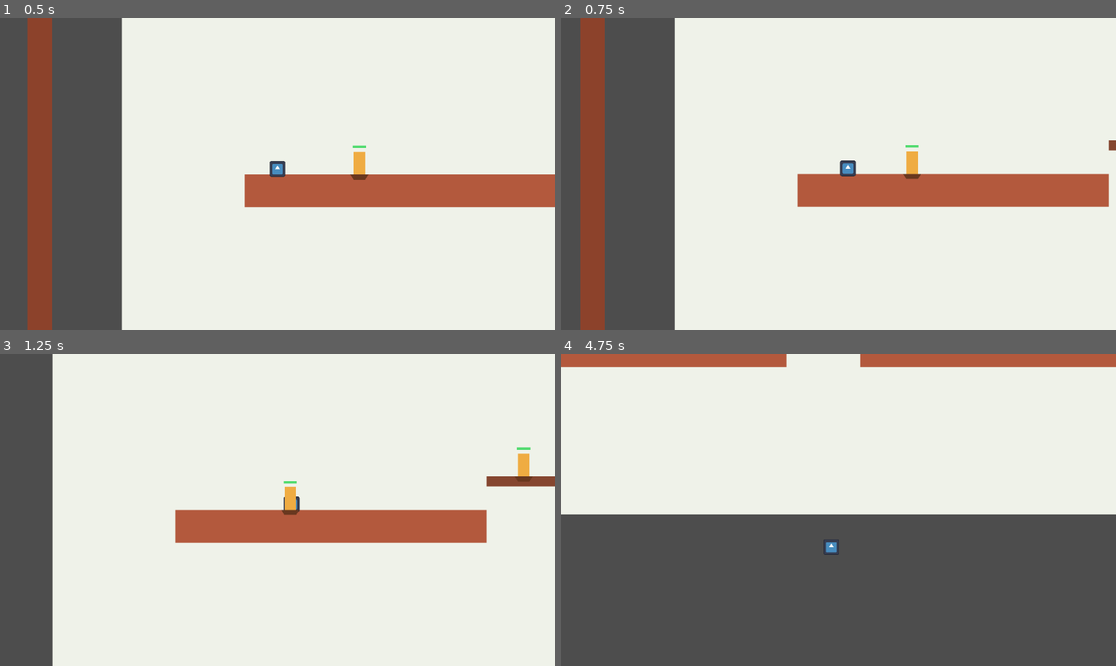
Above: before the commit, frames 1-4 (two rows, left to right).
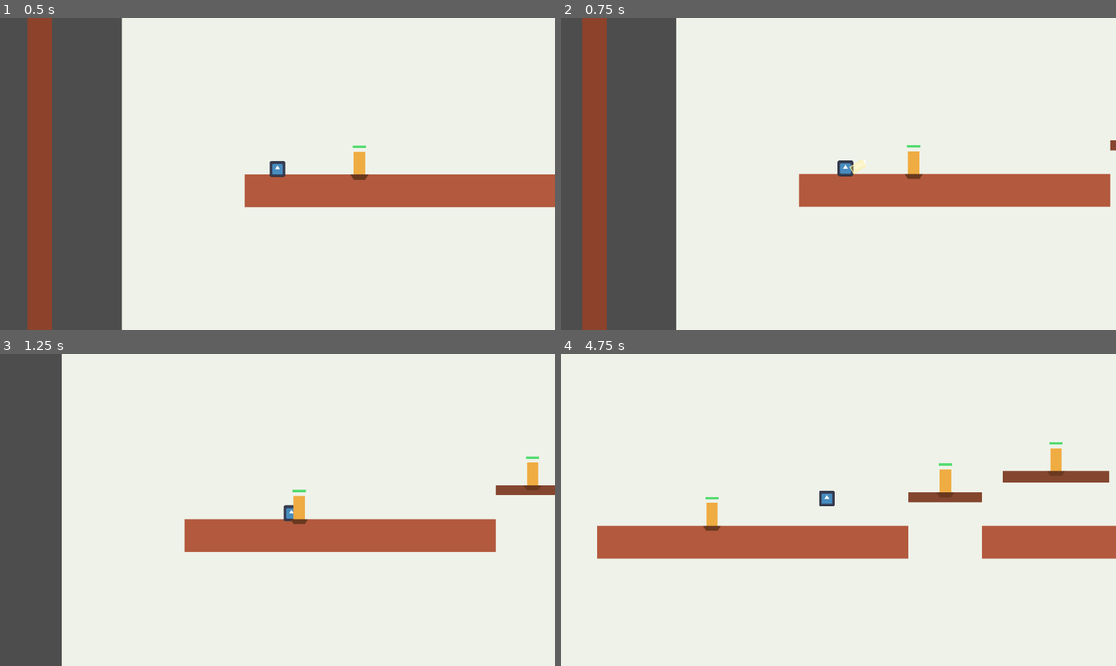
Above: after the commit, the same moments.

Repository: ggonzalez66/ruby1
Game: Godot game, scene res://main.tscn
Same seed, same stepped clock (60 frames per second), same inputs: the game is played once before the commit and once after it. The engine's default icon, where the game draws it, is replaced by a stand-in: a white triangle on a blue panel in a dark square.
Inputs:
- Up to frame 1 (0.5 s): no input
- Up to frame 2 (0.75 s): hold Right (move_right) from 0.53 s (still down); tap C (attack, bound only after the commit) at 0.6 s
- Up to frame 3 (1.25 s): keep holding Right (move_right); tap X (jump, bound only after the commit) at 0.77 s
- Up to frame 4 (4.75 s): tap Ctrl (attack, bound only before the commit) at 1.35, 4.35 s; tap X (jump, bound only after the commit) at 1.52, 3.02, 3.77, 4.52 s; release Right (move_right) at 2.03 s; hold Left (move_left) 2.03-2.78 s; tap Z (dash, bound only after the commit) at 2.1 s; hold Right (move_right) 2.78-4.28 s; tap Shift (dash, bound only before the commit) at 2.85 s; tap C (attack, bound only after the commit) at 3.6 s; hold Left (move_left) from 4.28 s (still down)

Frame 1 is identical in both runs. In frame 2, 1.4% of the frame differs, in the area x 3-99%, y 0-100%; in frame 3, 6.8%; in frame 4, 54%, in the area x 0-100%, y 0-100%.

Commit message:
binds gba

Diff:
--- a/project.godot
+++ b/project.godot
@@ -29,16 +29,16 @@
 }
 jump={
 "deadzone": 0.5,
-"events": [Object(InputEventKey,"resource_local_to_scene":false,"resource_name":"","device":0,"window_id":0,"alt_pressed":false,"shift_pressed":false,"ctrl_pressed":false,"meta_pressed":false,"pressed":false,"keycode":0,"physical_keycode":32,"key_label":0,"unicode":0,"echo":false,"script":null)
+"events": [Object(InputEventKey,"resource_local_to_scene":false,"resource_name":"","device":0,"window_id":0,"alt_pressed":false,"shift_pressed":false,"ctrl_pressed":false,"meta_pressed":false,"pressed":false,"keycode":0,"physical_keycode":88,"key_label":0,"unicode":0,"echo":false,"script":null)
 ]
 }
 attack={
 "deadzone": 0.5,
-"events": [Object(InputEventKey,"resource_local_to_scene":false,"resource_name":"","device":0,"window_id":0,"alt_pressed":false,"shift_pressed":false,"ctrl_pressed":false,"meta_pressed":false,"pressed":false,"keycode":0,"physical_keycode":4194326,"key_label":0,"unicode":0,"echo":false,"script":null)
+"events": [Object(InputEventKey,"resource_local_to_scene":false,"resource_name":"","device":0,"window_id":0,"alt_pressed":false,"shift_pressed":false,"ctrl_pressed":false,"meta_pressed":false,"pressed":false,"keycode":0,"physical_keycode":67,"key_label":0,"unicode":0,"echo":false,"script":null)
 ]
 }
 dash={
 "deadzone": 0.5,
-"events": [Object(InputEventKey,"resource_local_to_scene":false,"resource_name":"","device":0,"window_id":0,"alt_pressed":false,"shift_pressed":false,"ctrl_pressed":false,"meta_pressed":false,"pressed":false,"keycode":0,"physical_keycode":4194325,"key_label":0,"unicode":0,"echo":false,"script":null)
+"events": [Object(InputEventKey,"resource_local_to_scene":false,"resource_name":"","device":0,"window_id":0,"alt_pressed":false,"shift_pressed":false,"ctrl_pressed":false,"meta_pressed":false,"pressed":false,"keycode":0,"physical_keycode":90,"key_label":0,"unicode":0,"echo":false,"script":null)
 ]
 }
